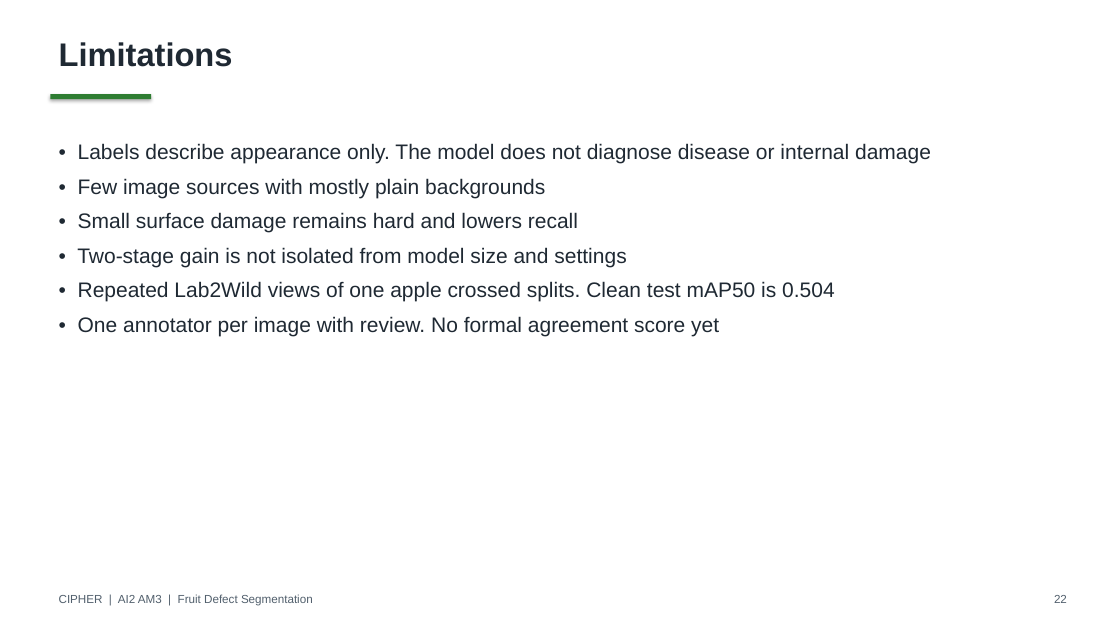
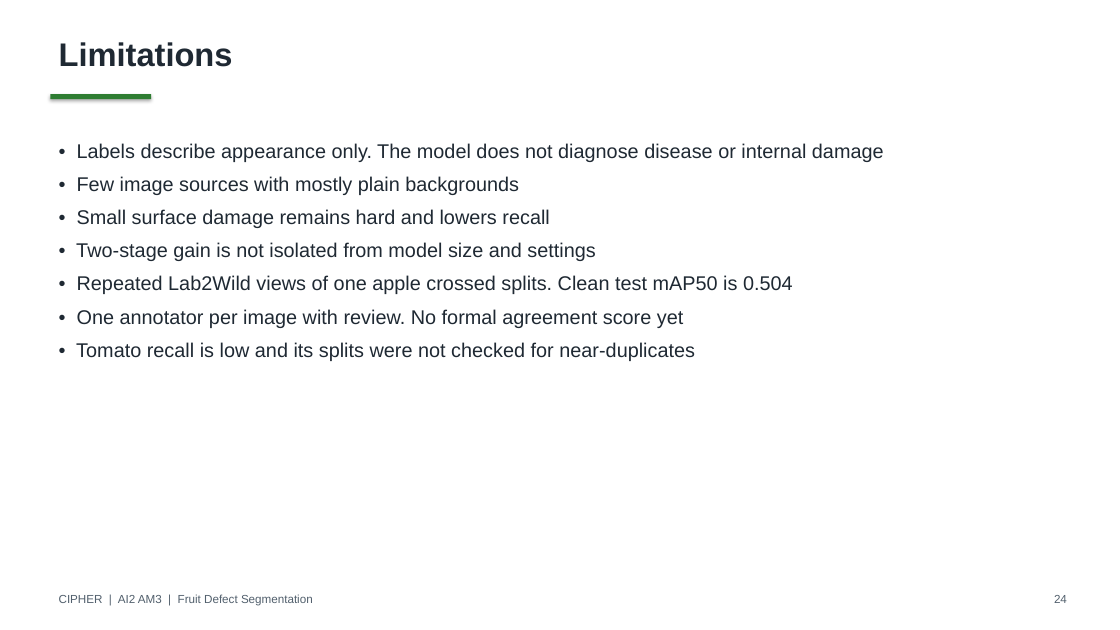
Before and after one commit to deangg/instancesegmentation, a slide deck: slide 24 of slides/CIPHER_AI2_Final_Defense.pptx (slide 22 before the commit). Drawn at 1120x630 pixels with LibreOffice and Linux fonts; fonts in the diff are those of the drawing. Boxes give left, top, right and bottom in pixels: in the first picture for what was removed or moved away, otherwise in the second. Text is boxed around its words. In the diff, an @@ line names an element or a change of style, - is before the commit and + after.

```diff
--- a/slides/CIPHER_AI2_Final_Defense.pptx
+++ b/slides/CIPHER_AI2_Final_Defense.pptx
@@ text at <box>76,143,884,328</box>: size 18 to 17 pt in "• Labels describe appearance only. The model ...", "• Few image sources with mostly plain ...", "• Small surface damage remains hard and ...", "• Two-stage gain is not isolated from ..." and 2 more places @@
@@ text at <box>76,342,695,361</box>: paragraph added @@
+• Tomato recall is low and its splits were not checked for near-duplicates
@@ text at <box>1054,595,1067,603</box>: text changed @@
-22
+24
```
Also in this commit, not shown: 8 other slides changed, 2 slides added, 15 other files.
